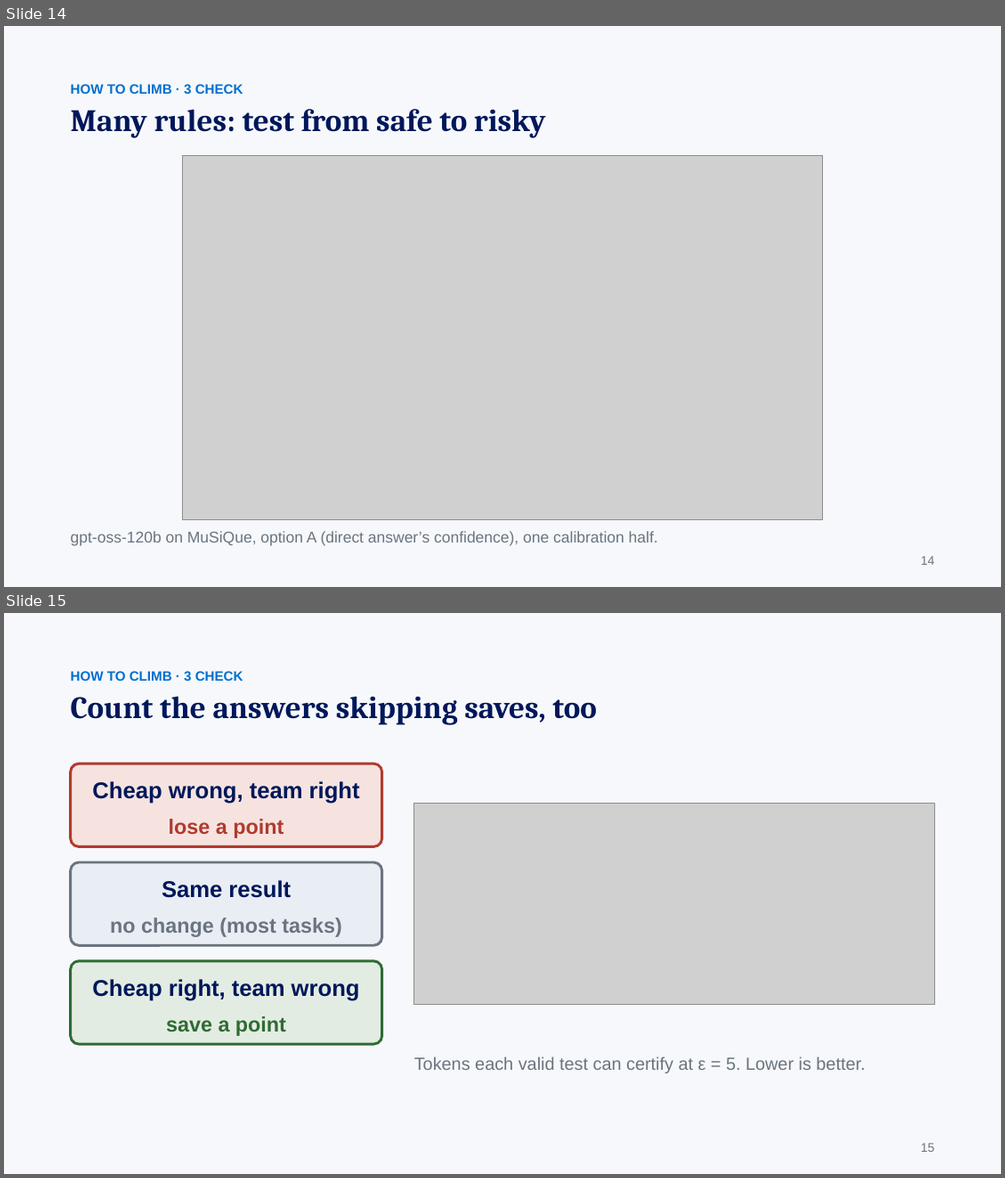
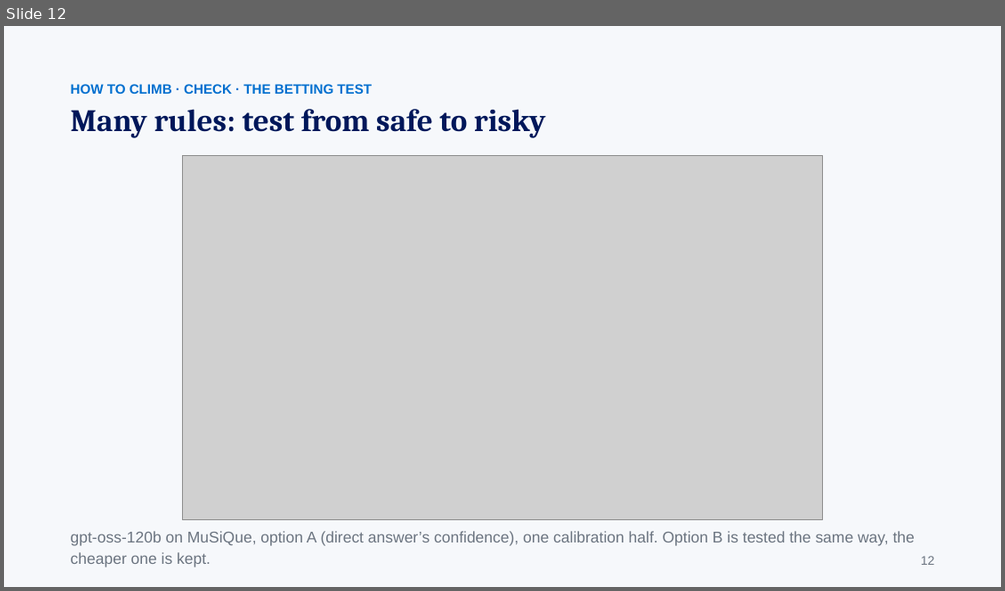
Before and after one commit to gaoj21/tokenbank, a slide deck: slides/CLIMB_talk.pptx. Shown one above the other, each under a label of ours: slides 14 and 15 before the commit, slide 12 after it. The pictures are 1005x1178 and 1005x591 pixels, drawn with LibreOffice and Linux fonts; fonts in the diff are those of the drawing; grey boxes stand for pictures. Boxes give left, top, right and bottom in pixels: in the first picture for what was removed or moved away, otherwise in the second. Text is boxed around its words. In the diff, an @@ line names an element or a change of style, - is before the commit and + after.

```diff
--- a/slides/CLIMB_talk.pptx
+++ b/slides/CLIMB_talk.pptx
@@ slide 15 removed at (x1=4, y1=613, x2=1001, y2=1174), background #F6F8FB @@
@@ text removed at (x1=71, y1=671, x2=243, y2=681) @@
-HOW TO CLIMB · 3 CHECK
@@ text removed at (x1=71, y1=696, x2=596, y2=725) @@
-Count the answers skipping saves, too
@@ rounded rectangle removed at (x1=71, y1=763, x2=382, y2=846) @@
-Cheap wrong, team right
-lose a point
@@ picture removed at (x1=414, y1=803, x2=935, y2=1005) @@
@@ rounded rectangle removed at (x1=71, y1=862, x2=382, y2=945) @@
-Same result
-no change (most tasks)
@@ rounded rectangle removed at (x1=71, y1=961, x2=382, y2=1044) @@
-Cheap right, team wrong
-save a point
@@ text removed at (x1=414, y1=1056, x2=865, y2=1073) @@
-Tokens each valid test can certify at ε = 5. Lower is better.
@@ text removed at (x1=921, y1=1143, x2=935, y2=1151) @@
-15
@@ what was slide 14 is now slide 12 @@
@@ slide 12 changed as well @@
@@ text at (x1=71, y1=84, x2=372, y2=94): text changed @@
-HOW TO CLIMB · 3 CHECK
+HOW TO CLIMB · CHECK · THE BETTING TEST
@@ text at (x1=71, y1=531, x2=914, y2=567): text changed @@
-gpt-oss-120b on MuSiQue, option A (direct answer’s confidence), one calibration half.
+gpt-oss-120b on MuSiQue, option A (direct answer’s confidence), one calibration half. Option B is tested the same way, the cheaper one is kept.
@@ text at (x1=921, y1=556, x2=935, y2=564): text changed @@
-14
+12
```
Also in this commit, not shown: 18 other slides changed, 6 slides added, 3 other files.
